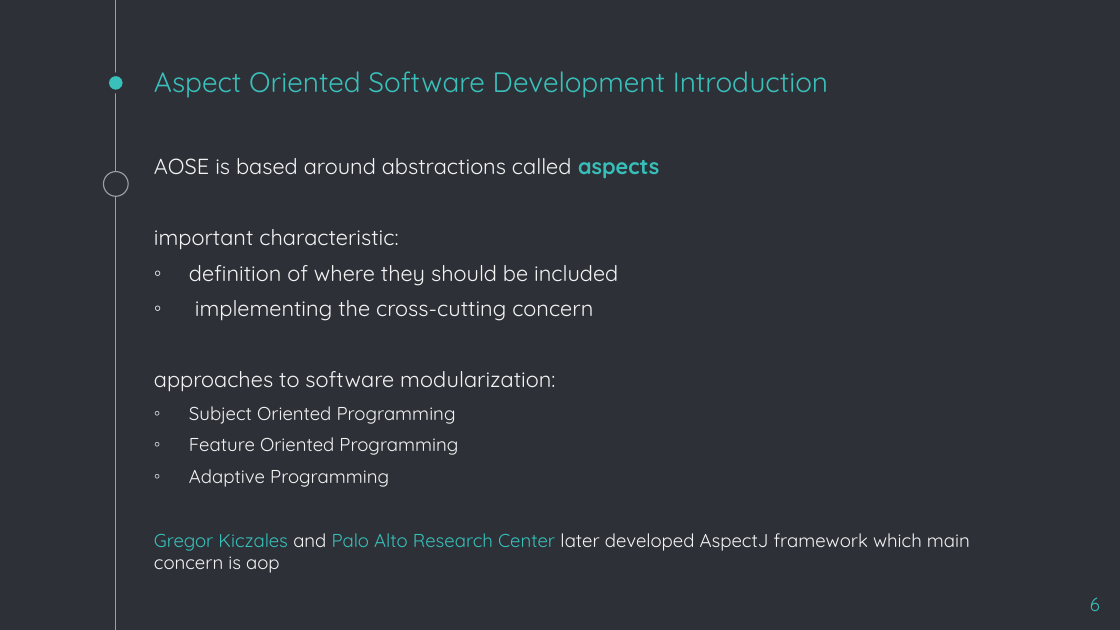
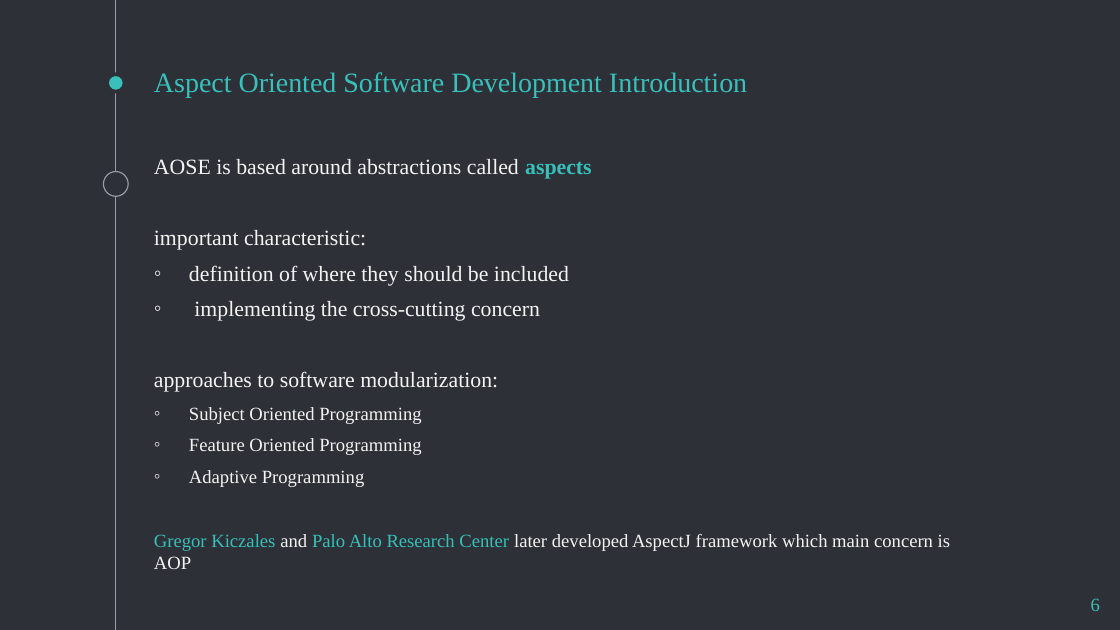
Before and after one commit to amirjani/methodology-confress, a slide deck: slide 6 of Aspect-Oriented-Software-Development.pptx. Drawn at 1120x630 pixels with LibreOffice and Linux fonts; fonts in the diff are those of the drawing. Boxes give left, top, right and bottom in pixels: in the first picture for what was removed or moved away, otherwise in the second. Text is boxed around its words. In the diff, an @@ line names an element or a change of style, - is before the commit and + after.

```diff
--- a/Aspect-Oriented-Software-Development.pptx
+++ b/Aspect-Oriented-Software-Development.pptx
@@ title "Aspect Oriented Software Development Introduction" at (x1=154, y1=72, x2=747, y2=98): font Quicksand to Times New Roman @@
@@ text at (x1=154, y1=159, x2=592, y2=487): font Quicksand to Times New Roman in "AOSE is based around abstractions called aspects", "important characteristic:", "definition of where they should be included", "implementing the cross-cutting concern" and 4 more places @@
@@ text at (x1=154, y1=534, x2=950, y2=569): text changed; font Quicksand to Times New Roman @@
-Gregor Kiczales and Palo Alto Research Center later developed AspectJ framework which main concern is aop
+Gregor Kiczales and Palo Alto Research Center later developed AspectJ framework which main concern is AOP
@@ page number at (x1=1091, y1=598, x2=1100, y2=611): font Quicksand to Times New Roman @@
```
Also in this commit, not shown: 19 other slides changed, 6 slides added, 1 slide removed, 7 other files.
